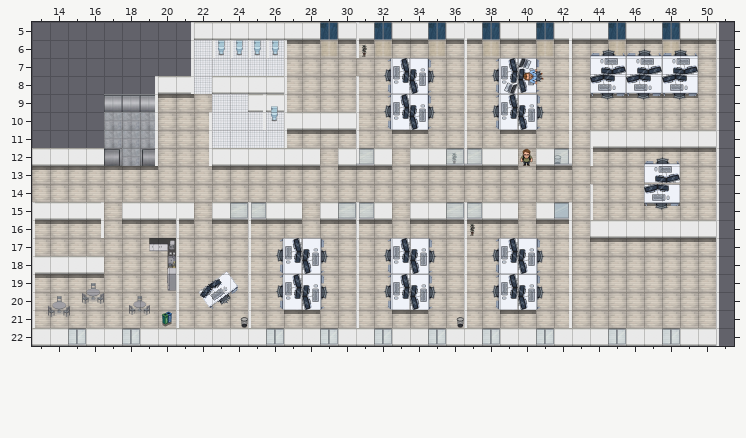
Tiled map, stored at assets/tiles/office.tmx. The picture above is the old version.
Cells are 64x64 px. Shown: x 13..51, y 5..22.
After:
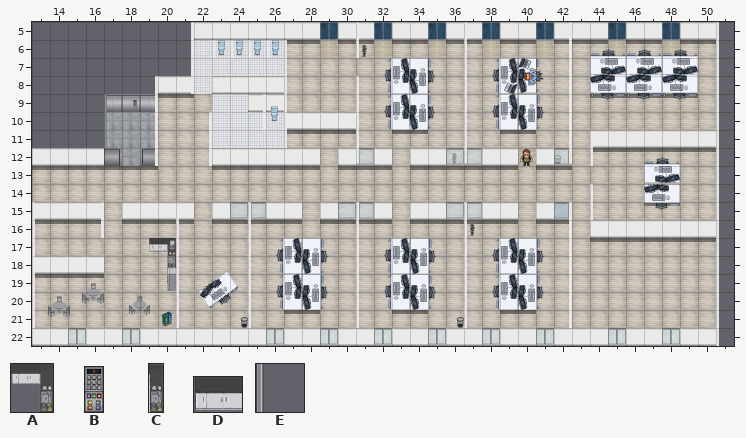
Key: from "Office": A 104 "kitchen_desk", B 111 "elevator_panel", C 112 "kitchen_right", D 113 "kitchen_top", E 114 "elevator_left_wall".
_ is an empty cell.
Objects are placed by their top-left corner, in cells (3,4 is the top-left corner of cell 3,4); size is 1x1 cell unless given.
Author's note on the commit: add kitchen tiles and elevator panel to office map
What changed:
Changed rows in their new state; . is an unchanged cell.
Layer "Vertical_Wall":
first column x 17:
 9 E
10 E
11 E
Layer "interactiveObjects":
added: D "kitchen_top" at 19.5,17 size 1x0.8
added: C "kitchen_right" at 20.5,17 size 0.5x1.7
removed: A "kitchen_desk" at 19.5,17 size 1.5x1.7
Layer "interactiveObjects2":
added: B "ElevatorPanel" at 18.6,9.3 size 0.2x0.5
